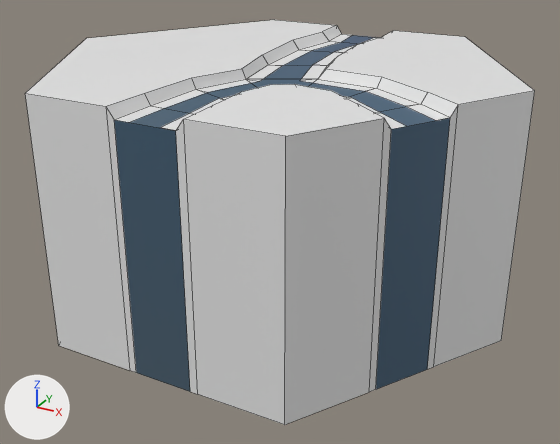
Before and after pictures for a commit that changed the FBX model SourceAssets/Tiles/Hexagons0-3/Hexagon3_1.fbx.
The view is the same before and after, from a 50 mm camera at (7.49, -13.56, 3.28) aimed at (0.2, -0.31, -3.35). Lighting does not change. The marker at lower left points along +X, +Y and +Z. The older version comes first. Mesh edges are drawn as thin lines. Where no turn or scale is listed for an object, it has been applied to the vertices.

The older version as bpy lines, for what is in view:
```python
me_cylinder_005 = bpy.data.meshes.new('Cylinder.005')
me_cylinder_005.from_pydata(...)  # 120 vertices, 74 faces; spans x -5.0..5.0, y -4.33..4.33, z -5.0..0.0
# faces by material slot: [39, 14, 21]
me_cylinder_005.materials.append(mat_material_001)  # its picture is missing
me_cylinder_005.materials.append(mat_material_002)  # picture img_colorpalette_png
me_cylinder_005.materials.append(mat_waterlines)  # white #e7e7e7
ob_hex3_1 = bpy.data.objects.new('Hex3_1', me_cylinder_005)
ob_hex3_1.location = (0.0, 0.0, 0.0)
```
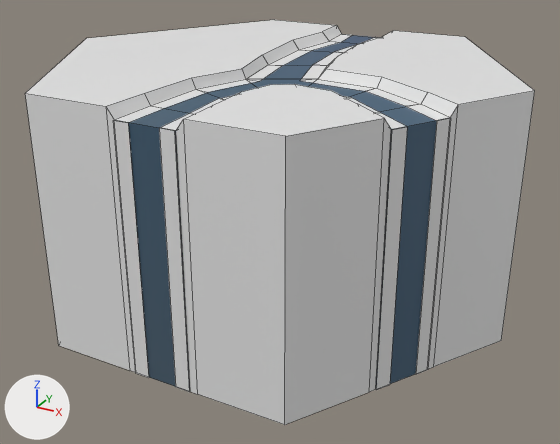
Where the change shows, as pixel boxes [x1, y1, x2, y2] in the pictures (560 x 444 px):
part 1 of me_cylinder_005, added: after [113, 34, 451, 392]

Patch to the scene script:
```diff
--- a/SourceAssets/Tiles/Hexagons0-3/Hexagon3_1.fbx.py
+++ b/SourceAssets/Tiles/Hexagons0-3/Hexagon3_1.fbx.py
@@ me_cylinder_005 @@
 # used by ob_hex3_1; location = (0.0, 0.0, 0.0)
 # verts and faces of me_cylinder_005; kept vertices keep their numbers, new ones are numbered from 120
-me_cylinder_005.from_pydata(...)  # 120 vertices, 74 faces; spans x -5.0..5.0, y -4.33..4.33, z -5.0..0.0
+me_cylinder_005.from_pydata(...)  # 144 vertices, 80 faces; spans x -5.0..5.0, y -4.35..4.35, z -5.0..0.0
+# me_cylinder_005 part 1
+verts[120] = (0.6, -4.35, -5.0)  # pixel (189, 392)
+verts[121] = (-0.6, -4.35, -5.0)  # pixel (135, 373)
+verts[122] = (0.3, -4.35, -5.0)  # pixel (175, 387)
+verts[123] = (-0.3, -4.35, -5.0)  # pixel (148, 377)
+verts[124] = (4.07, -1.66, -5.0)  # pixel (428, 369)
+verts[125] = (3.47, -2.69, -5.0)  # pixel (376, 389)
+verts[126] = (3.92, -1.92, -5.0)  # pixel (415, 374)
+verts[127] = (3.62, -2.43, -5.0)  # pixel (389, 384)
+verts[128] = (-0.6, 4.35, -5.0)
+verts[129] = (0.6, 4.35, -5.0)
+verts[130] = (-0.3, 4.35, -5.0)
+verts[131] = (0.3, 4.35, -5.0)
+for new, old in zip([*range(132, 144)], [*range(120, 132)]): verts[new] = verts[old] + (0.0, 0.0, 4.8)
+faces += [(121, 123, 135, 133), (120, 132, 134, 122), (125, 127, 139, 137), (124, 136, 138, 126), (129, 131, 143, 141), (128, 140, 142, 130)]  # mat_waterlines (white #e7e7e7)
 me_cylinder_005.materials.append(mat_material_001)
```
